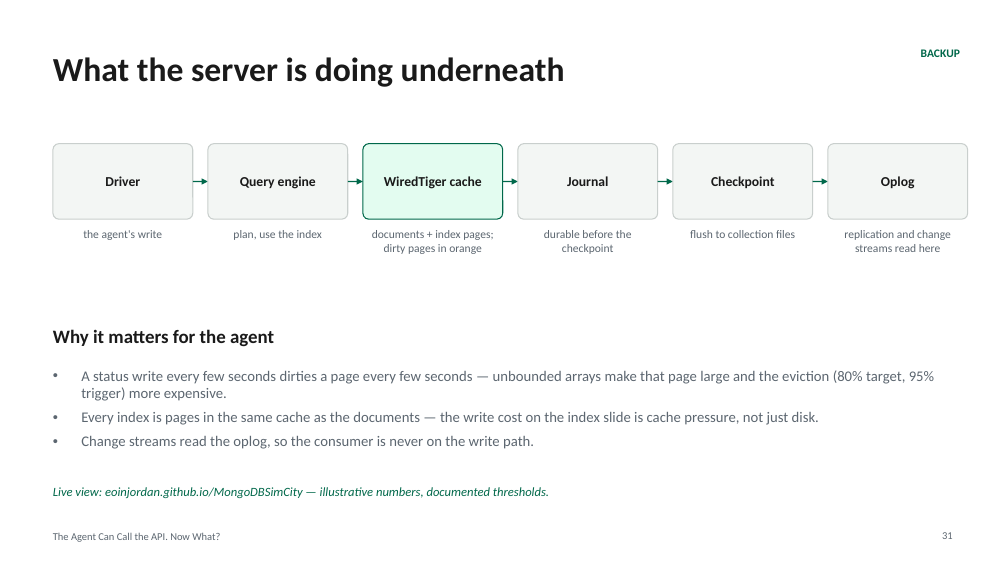
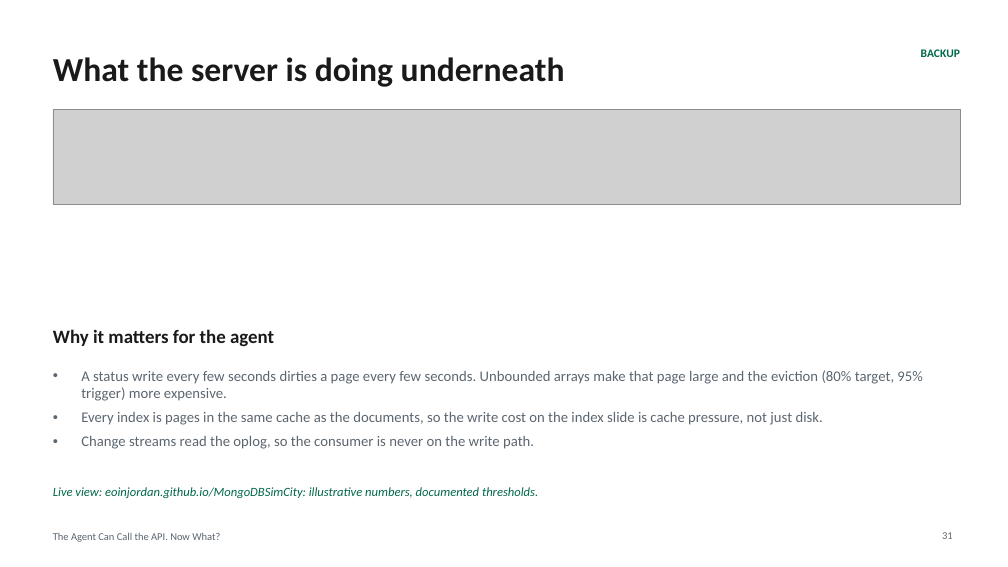
Before and after one commit to eoinjordan/what-should-a-local-agent-remember, a slide deck: slide 31 of slides/what-should-a-local-agent-remember.pptx. Drawn at 1008x567 pixels with LibreOffice and Linux fonts; fonts in the diff are those of the drawing; grey boxes stand for pictures. Boxes give left, top, right and bottom in pixels: in the first picture for what was removed or moved away, otherwise in the second. Text is boxed around its words. In the diff, an @@ line names an element or a change of style, - is before the commit and + after.

Commit message:
Diagrams redrawn in draw.io (sources in diagrams/); SimCity backup slide; handout and slides regenerated

```diff
--- a/slides/what-should-a-local-agent-remember.pptx
+++ b/slides/what-should-a-local-agent-remember.pptx
@@ picture added at box(53, 110, 960, 204) @@
@@ rounded rectangle removed at box(53, 144, 193, 219) @@
-Driver
@@ rounded rectangle removed at box(208, 144, 348, 219) @@
-Query engine
@@ rounded rectangle removed at box(363, 144, 503, 219) @@
-WiredTiger cache
@@ rounded rectangle removed at box(518, 144, 658, 219) @@
-Journal
@@ rounded rectangle removed at box(673, 144, 813, 219) @@
-Checkpoint
@@ rounded rectangle removed at box(828, 144, 968, 219) @@
-Oplog
@@ arrow removed from (193, 181) to (208, 181) @@
@@ arrow removed from (348, 181) to (363, 181) @@
@@ arrow removed from (503, 181) to (518, 181) @@
@@ arrow removed from (658, 181) to (673, 181) @@
@@ arrow removed from (813, 181) to (828, 181) @@
@@ text removed at box(83, 230, 162, 240) @@
-the agent's write
@@ text removed at box(233, 230, 322, 240) @@
-plan, use the index
@@ text removed at box(372, 230, 493, 254) @@
-documents + index pages; dirty pages in orange
@@ text removed at box(544, 230, 632, 254) @@
-durable before the checkpoint
@@ text removed at box(690, 230, 795, 238) @@
-flush to collection files
@@ text removed at box(844, 230, 951, 252) @@
-replication and change streams read here
@@ text at box(81, 370, 922, 425): text changed @@
-• A status write every few seconds dirties a page every few seconds — unbounded arrays make that page large and the eviction (80% target, 95% trigger) more expensive.
-• Every index is pages in the same cache as the documents — the write cost on the index slide is cache pressure, not just disk.
+• A status write every few seconds dirties a page every few seconds. Unbounded arrays make that page large and the eviction (80% target, 95% trigger) more expensive.
+• Every index is pages in the same cache as the documents, so the write cost on the index slide is cache pressure, not just disk.
@@ text at box(53, 487, 538, 498): text changed @@
-Live view: eoinjordan.github.io/MongoDBSimCity — illustrative numbers, documented thresholds.
+Live view: eoinjordan.github.io/MongoDBSimCity: illustrative numbers, documented thresholds.
```
Also in this commit, not shown: 26 other slides changed, 2 slides added, 1 slide removed, 36 other files.
